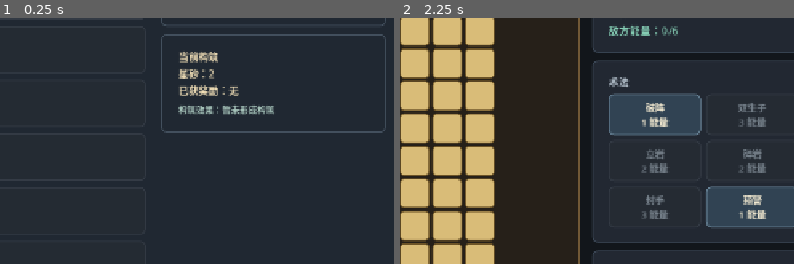
Above: before the commit, frames 1-2 (left to right).
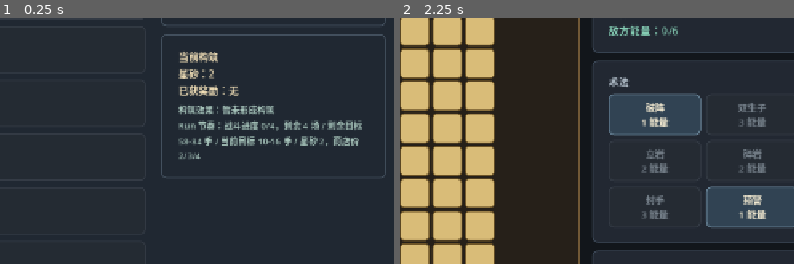
Above: after the commit, the same moments.

Repository: eason522/game
Game: Godot game, scene res://scenes/roguelike/RunMapScene.tscn
Same seed, same stepped clock (60 frames per second), same inputs: the game is played once before the commit and once after it.
Inputs:
- Up to frame 1 (0.25 s): no input
- Up to frame 2 (2.25 s): click "重新开始 Run" at 0.5 s; click "重新开始 Run" at 1.25 s; click "战 试锋之局 可进入 · 对阵 新手棋魂" at 2 s
The pictures show only the part of the screen within x 45-95%, y 50-100%; the shares and areas given below are measured in that part.

The runs differ from the first frame. In frame 1, 2.7% of the frame differs, in the area x 40-98%, y 41-66%; in frame 2, nothing differs.

Commit message:
Add run pacing tuning summary

Diff:
--- a/scripts/roguelike/MapGenerator.gd
+++ b/scripts/roguelike/MapGenerator.gd
@@ -12,17 +12,17 @@
 func generate_linear_route() -> Array:
 	return [
 		_make_node(0, NODE_START, "入局", "整备完成，踏入天元迷局。", ""),
-		_make_node(1, NODE_BATTLE, "试锋之局", "新手棋魂会用均衡棋风试探你的布局。", EnemyAI.PROFILE_NOVICE),
+		_make_node(1, NODE_BATTLE, "试锋之局", "新手棋魂会用均衡棋风试探你的布局。", EnemyAI.PROFILE_NOVICE, 10, 16),
 		_make_node(2, NODE_EVENT, "星痕岔路", "一枚残谱漂浮在棋路旁，可换取资源或强化。", ""),
-		_make_node(3, NODE_BATTLE, "急攻之局", "快攻棋士偏向主动连线，逼你及时应对。", EnemyAI.PROFILE_FAST_ATTACKER),
+		_make_node(3, NODE_BATTLE, "急攻之局", "快攻棋士偏向主动连线，逼你及时应对。", EnemyAI.PROFILE_FAST_ATTACKER, 12, 18),
 		_make_node(4, NODE_SHOP, "云游棋肆", "游商摆出几枚棋印，只收一路积攒的星砂。", ""),
-		_make_node(5, NODE_BATTLE, "守势之局", "堡垒棋士会优先堵住你的关键威胁。", EnemyAI.PROFILE_DEFENDER),
+		_make_node(5, NODE_BATTLE, "守势之局", "堡垒棋士会优先堵住你的关键威胁。", EnemyAI.PROFILE_DEFENDER, 14, 20),
 		_make_node(6, NODE_REST, "静息石台", "在岩王之前调息整备，选择一项稳定构筑。", ""),
-		_make_node(7, NODE_BOSS, "岩王之局", "岩王会布置岩阵，并周期性压缩棋盘空间。", EnemyAI.PROFILE_ROCK_BOSS),
+		_make_node(7, NODE_BOSS, "岩王之局", "岩王会布置岩阵，并周期性压缩棋盘空间。", EnemyAI.PROFILE_ROCK_BOSS, 22, 30),
 	]
 
 
-func _make_node(index: int, node_type: String, title: String, description: String, enemy_profile_id: String) -> Dictionary:
+func _make_node(index: int, node_type: String, title: String, description: String, enemy_profile_id: String, target_turn_min: int = 0, target_turn_max: int = 0) -> Dictionary:
 	return {
 		"id": "node_%d" % index,
 		"index": index,
@@ -30,5 +30,7 @@
 		"title": title,
 		"description": description,
 		"enemy_profile_id": enemy_profile_id,
+		"target_turn_min": target_turn_min,
+		"target_turn_max": target_turn_max,
 		"status": "locked",
 	}
--- a/scripts/roguelike/RewardGenerator.gd
+++ b/scripts/roguelike/RewardGenerator.gd
@@ -232,6 +232,14 @@
 	return RARITY_PRICES.get(reward.get("rarity", RARITY_COMMON), 2)
 
 
+func get_shop_price_range_text() -> String:
+	return "%d/%d/%d" % [
+		RARITY_PRICES.get(RARITY_COMMON, 2),
+		RARITY_PRICES.get(RARITY_UNCOMMON, 3),
+		RARITY_PRICES.get(RARITY_RARE, 4),
+	]
+
+
 func get_reward_effect_summary(reward: Dictionary) -> String:
 	var amount: int = reward.get("amount", 0)
 
@@ -293,6 +301,32 @@
 	return lines
 
 
+func get_run_pacing_lines(run_state) -> Array:
+	if run_state == null or not run_state.has_method("get_run_pacing_summary"):
+		return ["暂无节奏数据"]
+
+	var pacing: Dictionary = run_state.get_run_pacing_summary()
+	var total_battles: int = pacing.get("total_battle_nodes", 0)
+	var completed_battles: int = pacing.get("completed_battle_nodes", 0)
+	var remaining_battles: int = pacing.get("remaining_battle_nodes", 0)
+	var remaining_min: int = pacing.get("remaining_turn_min", 0)
+	var remaining_max: int = pacing.get("remaining_turn_max", 0)
+	var current_min: int = pacing.get("current_target_turn_min", 0)
+	var current_max: int = pacing.get("current_target_turn_max", 0)
+	var lines: Array = [
+		"战斗进度 %d/%d，剩余 %d 场" % [completed_battles, total_battles, remaining_battles],
+	]
+
+	if remaining_min > 0 and remaining_max > 0:
+		lines.append("剩余目标 %d-%d 手" % [remaining_min, remaining_max])
+
+	if current_min > 0 and current_max > 0:
+		lines.append("当前目标 %d-%d 手" % [current_min, current_max])
+
+	lines.append("星砂 %d，商店价 %s" % [run_state.coins, get_shop_price_range_text()])
+	return lines
+
+
 func _make_reward(template: Dictionary, suffix: String) -> Dictionary:
 	var reward := template.duplicate(true)
 	var source_id: String = template.get("id", "reward")
--- a/scripts/roguelike/RunMapScene.gd
+++ b/scripts/roguelike/RunMapScene.gd
@@ -473,8 +473,12 @@
 	if build_summary_label == null:
 		return
 
-	var lines := reward_generator.get_build_summary_lines(run_state)
-	build_summary_label.text = "构筑效果：%s" % " / ".join(lines)
+	var build_lines := reward_generator.get_build_summary_lines(run_state)
+	var pacing_lines := reward_generator.get_run_pacing_lines(run_state)
+	build_summary_label.text = "构筑效果：%s\nRun 节奏：%s" % [
+		" / ".join(build_lines),
+		" / ".join(pacing_lines),
+	]
 
 
 func _refresh_settlement_feedback() -> void:
@@ -627,6 +631,12 @@
 	if not enemy.is_empty():
 		parts.append(enemy.trim_prefix(" · "))
 
+	var target_min: int = node.get("target_turn_min", 0)
+	var target_max: int = node.get("target_turn_max", 0)
+
+	if target_min > 0 and target_max > 0:
+		parts.append("目标节奏：%d-%d 手" % [target_min, target_max])
+
 	return "\n".join(parts)
 
 
--- a/scripts/roguelike/RunState.gd
+++ b/scripts/roguelike/RunState.gd
@@ -279,6 +279,46 @@
 		titles.append(choice.get("title", "未知选项"))
 
 	return titles
+
+
+func get_run_pacing_summary() -> Dictionary:
+	var summary := {
+		"total_battle_nodes": 0,
+		"completed_battle_nodes": 0,
+		"remaining_battle_nodes": 0,
+		"total_turn_min": 0,
+		"total_turn_max": 0,
+		"remaining_turn_min": 0,
+		"remaining_turn_max": 0,
+		"current_target_turn_min": 0,
+		"current_target_turn_max": 0,
+	}
+
+	for node in nodes:
+		var node_type: String = node.get("type", "")
+
+		if node_type != NODE_BATTLE and node_type != NODE_BOSS:
+			continue
+
+		var target_min: int = node.get("target_turn_min", 0)
+		var target_max: int = node.get("target_turn_max", 0)
+		summary["total_battle_nodes"] += 1
+		summary["total_turn_min"] += target_min
+		summary["total_turn_max"] += target_max
+
+		if node.get("status", STATUS_LOCKED) == STATUS_COMPLETED:
+			summary["completed_battle_nodes"] += 1
+			continue
+
+		summary["remaining_battle_nodes"] += 1
+		summary["remaining_turn_min"] += target_min
+		summary["remaining_turn_max"] += target_max
+
+		if node.get("index", -1) == current_index:
+			summary["current_target_turn_min"] = target_min
+			summary["current_target_turn_max"] = target_max
+
+	return summary
 
 
 func _advance_after_completed_node() -> void:
--- a/tests/roguelike_run_smoke.gd
+++ b/tests/roguelike_run_smoke.gd
@@ -26,6 +26,7 @@
 
 func _run() -> void:
 	_assert_linear_route_shape()
+	_assert_run_pacing_summary()
 	_assert_victories_unlock_boss()
 	_assert_defeat_locks_run()
 	_assert_reward_choice_blocks_progress_and_applies_modifier()
@@ -67,6 +68,56 @@
 
 	if nodes[7].get("enemy_profile_id", "") != EnemyAI.PROFILE_ROCK_BOSS:
 		failures.append("run route: boss node should use rock boss profile")
+
+	if nodes[1].get("target_turn_min", 0) != 10 or nodes[1].get("target_turn_max", 0) != 16:
+		failures.append("run route: first battle should include target turn pacing")
+
+	if nodes[7].get("target_turn_min", 0) != 22 or nodes[7].get("target_turn_max", 0) != 30:
+		failures.append("run route: boss should include target turn pacing")
+
+
+func _assert_run_pacing_summary() -> void:
+	var state := RunStateScript.new(MapGeneratorScript.new().generate_linear_route())
+	var generator := RewardGeneratorScript.new()
+	var pacing := state.get_run_pacing_summary()
+
+	if pacing.get("total_battle_nodes", 0) != 4:
+		failures.append("run pacing: expected three battles plus boss")
+		return
+
+	if pacing.get("remaining_battle_nodes", 0) != 4:
+		failures.append("run pacing: fresh run should have four remaining battle nodes")
+		return
+
+	if pacing.get("remaining_turn_min", 0) != 58 or pacing.get("remaining_turn_max", 0) != 84:
+		failures.append("run pacing: fresh run should summarize full target turn range")
+		return
+
+	if pacing.get("current_target_turn_min", 0) != 10 or pacing.get("current_target_turn_max", 0) != 16:
+		failures.append("run pacing: current battle should expose its target turn range")
+		return
+
+	var reward_options := generator.generate_options(state, state.get_current_node())
+	state.resolve_current_node(true, reward_options)
+	state.claim_reward(reward_options[0].get("id", ""))
+	pacing = state.get_run_pacing_summary()
+
+	if pacing.get("completed_battle_nodes", 0) != 1 or pacing.get("remaining_battle_nodes", 0) != 3:
+		failures.append("run pacing: battle completion should update battle counts")
+		return
+
+	if pacing.get("remaining_turn_min", 0) != 48 or pacing.get("remaining_turn_max", 0) != 68:
+		failures.append("run pacing: battle completion should remove the first battle turn target")
+		return
+
+	var pacing_lines := generator.get_run_pacing_lines(state)
+
+	if not pacing_lines.has("战斗进度 1/4，剩余 3 场"):
+		failures.append("run pacing: display lines should include battle progress")
+		return
+
+	if not pacing_lines.has("星砂 2，商店价 2/3/4"):
+		failures.append("run pacing: display lines should include starsand and shop price gradient")
 
 
 func _assert_victories_unlock_boss() -> void:
--- a/tests/run_map_feedback_smoke.gd
+++ b/tests/run_map_feedback_smoke.gd
@@ -26,6 +26,15 @@
 	elif scene.tone_player.last_tone_kind != "run_start":
 		failures.append("run map feedback: expected initial run feedback to trigger a run-start tone")
 
+	if scene.build_summary_label == null or not scene.build_summary_label.text.contains("Run 节奏"):
+		failures.append("run map feedback: expected build panel to show run pacing")
+
+	if scene.build_summary_label == null or not scene.build_summary_label.text.contains("剩余目标 58-84 手"):
+		failures.append("run map feedback: expected run pacing to summarize remaining turn target")
+
+	if scene.node_buttons.size() <= 1 or not scene.node_buttons[1].tooltip_text.contains("目标节奏：10-16 手"):
+		failures.append("run map feedback: expected battle tooltip to show target turn pacing")
+
 	scene.run_state.last_feedback = "获得奖励：灵息深蓄。下一站：残谱石室。"
 	scene.run_state.last_feedback_kind = "reward_claimed"
 	scene._refresh()
Not shown, changed: DEVELOPMENT_PLAN.md
